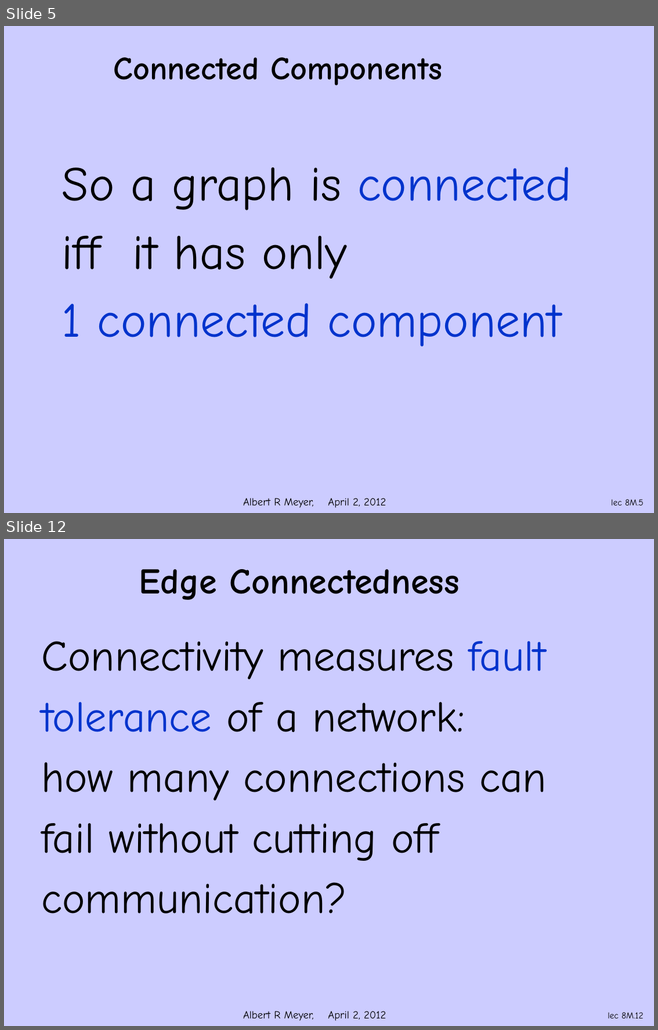
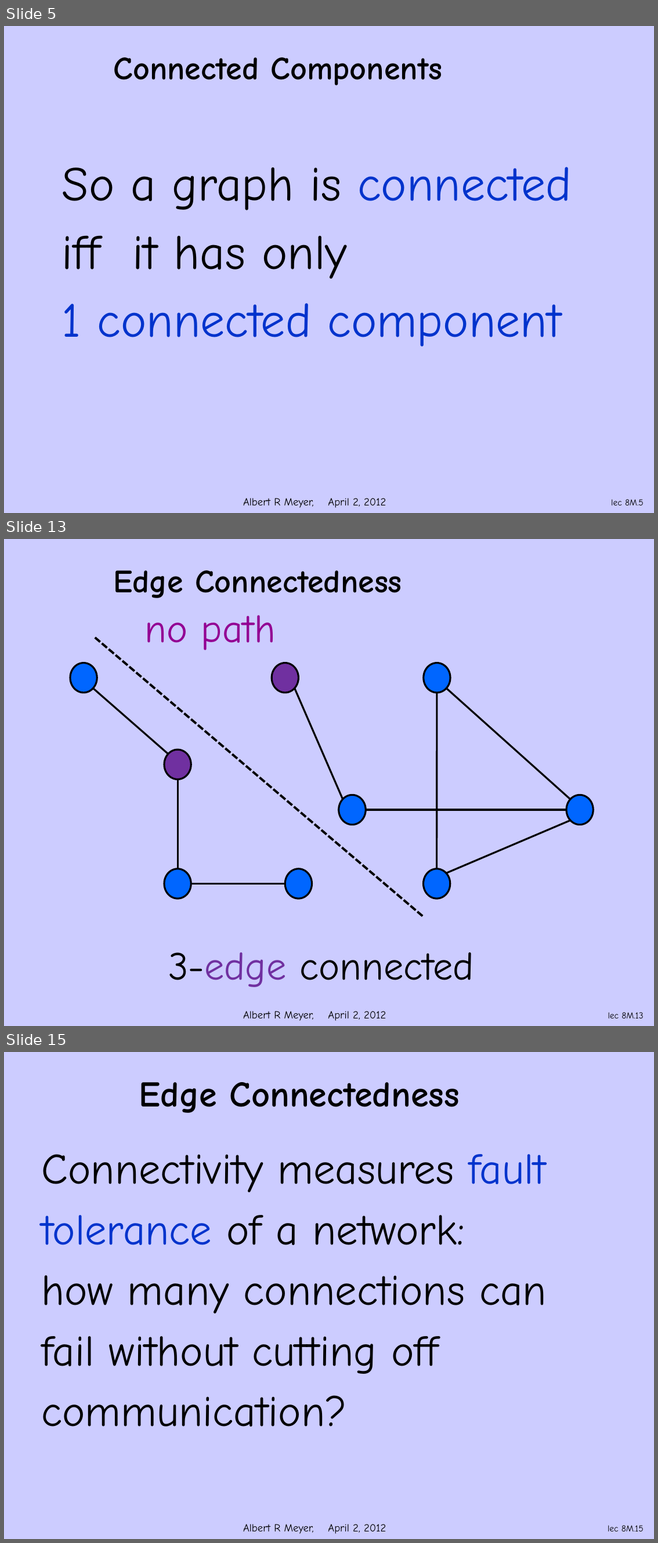
Before and after one commit to armeyer/mcs_web, a slide deck: spring12/slidesS12/simple-connect.pptx. Shown one above the other, each under a label of ours: slides 5 and 12 before the commit, slides 5, 13 and 15 after it; the slides between them are not shown. The pictures are 658x1030 and 658x1543 pixels, drawn with LibreOffice and Linux fonts; fonts in the diff are those of the drawing; background and template pictures are left out. Boxes give left, top, right and bottom in pixels: in the first picture for what was removed or moved away, otherwise in the second. Text is boxed around its words. In the diff, an @@ line names an element or a change of style, - is before the commit and + after.

```diff
--- a/spring12/slidesS12/simple-connect.pptx
+++ b/spring12/slidesS12/simple-connect.pptx
@@ slide 13 added at (4,539,654,1026), background #CCCCFF; not listed: 1 template element that a slide beside it also shows @@
@@ title added at (114,570,401,598), 36 pt, text #000000, bold @@
+Edge Connectedness
@@ text added at (145,615,275,650), 44 pt, text #930093 @@
+no path
@@ line added from (95, 638) to (424, 917), #000000 2.5 pt dashed @@
@@ ellipse added at (70,663,97,693), fill #0066FF, outline #000000 2 pt @@
@@ ellipse added at (271,663,298,693), fill #7030A0, outline #000000 2 pt @@
@@ ellipse added at (423,663,449,693), fill #0066FF, outline #000000 2 pt @@
@@ line added from (93, 689) to (168, 754), #000000 2 pt @@
@@ line added from (295, 689) to (343, 799), #000000 2 pt @@
@@ line added from (437, 693) to (437, 869), #000000 2 pt @@
@@ line added from (447, 689) to (570, 799), #000000 2 pt @@
@@ ellipse added at (165,750,191,779), fill #7030A0, outline #000000 2 pt @@
@@ line added from (177, 779) to (177, 869), #000000 2 pt @@
@@ ellipse added at (339,795,366,825), fill #0066FF, outline #000000 2 pt @@
@@ ellipse added at (566,795,593,825), fill #0066FF, outline #000000 2 pt @@
@@ line added from (365, 810) to (566, 810), #000000 2 pt @@
@@ line added from (570, 820) to (446, 873), #000000 2 pt @@
@@ ellipse added at (165,869,191,899), fill #0066FF, outline #000000 2 pt @@
@@ ellipse added at (285,869,311,899), fill #0066FF, outline #000000 2 pt @@
@@ ellipse added at (423,869,449,899), fill #0066FF, outline #000000 2 pt @@
@@ line added from (191, 884) to (285, 884), #000000 2 pt @@
@@ text added at (168,953,474,987), 44 pt, text #000000 @@
+3-edge connected
@@ page number added at (608,1012,643,1019), 10 pt, text #000000 @@
+lec 8M.13
@@ what was slide 12 is now slide 15 @@
@@ page number at (607,1525,643,1532): text changed @@
-lec 8M.12
+lec 8M.15
```
Also in this commit, not shown: 8 slides changed, 2 other slides added, 5 other files.
